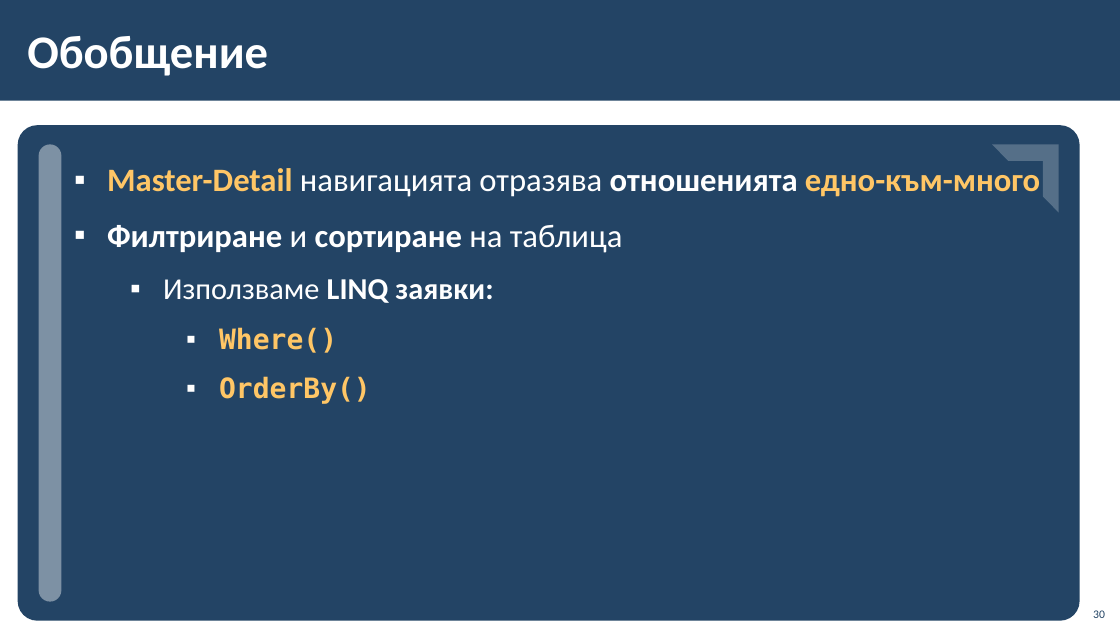
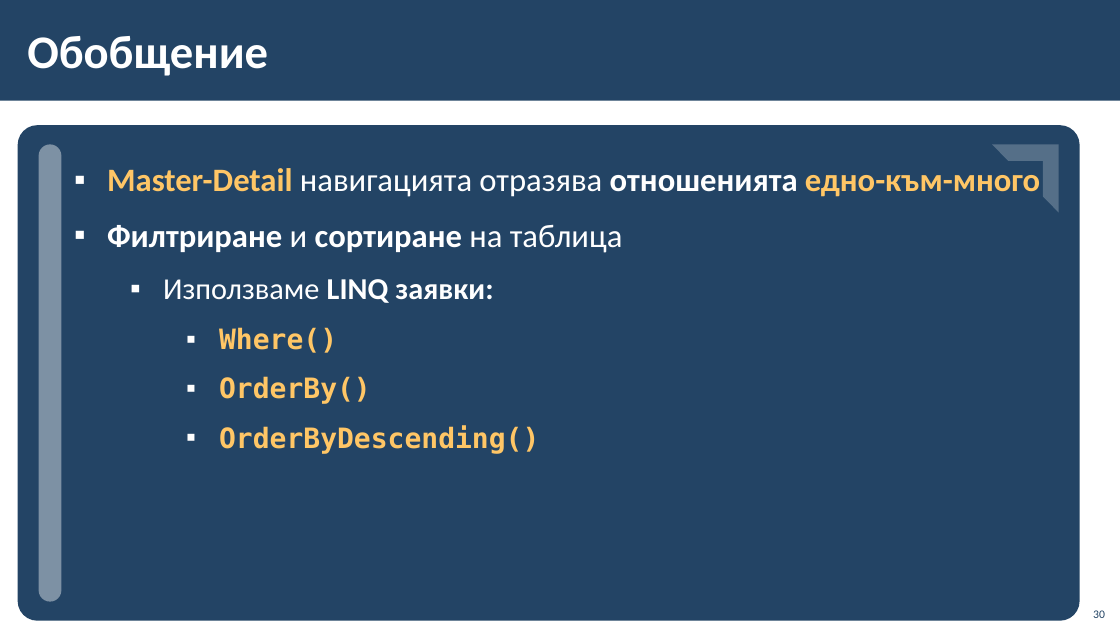
Before and after one commit to BG-IT-Edu/School-Programming, a slide deck: slide 30 of Courses/Software-Sciences/Module-4-Information-Systems-New/08-Navigation-between-Tables/08-Navigation-between-Tables.pptx. Drawn at 1120x630 pixels with LibreOffice and Linux fonts; fonts in the diff are those of the drawing; background and template pictures are left out. Boxes give left, top, right and bottom in pixels: in the first picture for what was removed or moved away, otherwise in the second. Text is boxed around its words. In the diff, an @@ line names an element or a change of style, - is before the commit and + after.

```diff
--- a/Courses/Software-Sciences/Module-4-Information-Systems-New/08-Navigation-between-Tables/08-Navigation-between-Tables.pptx
+++ b/Courses/Software-Sciences/Module-4-Information-Systems-New/08-Navigation-between-Tables/08-Navigation-between-Tables.pptx
@@ text at box(219, 425, 539, 454): paragraph added @@
+    ▪ OrderByDescending()
```
Also in this commit, not shown: 6 other slides changed.
